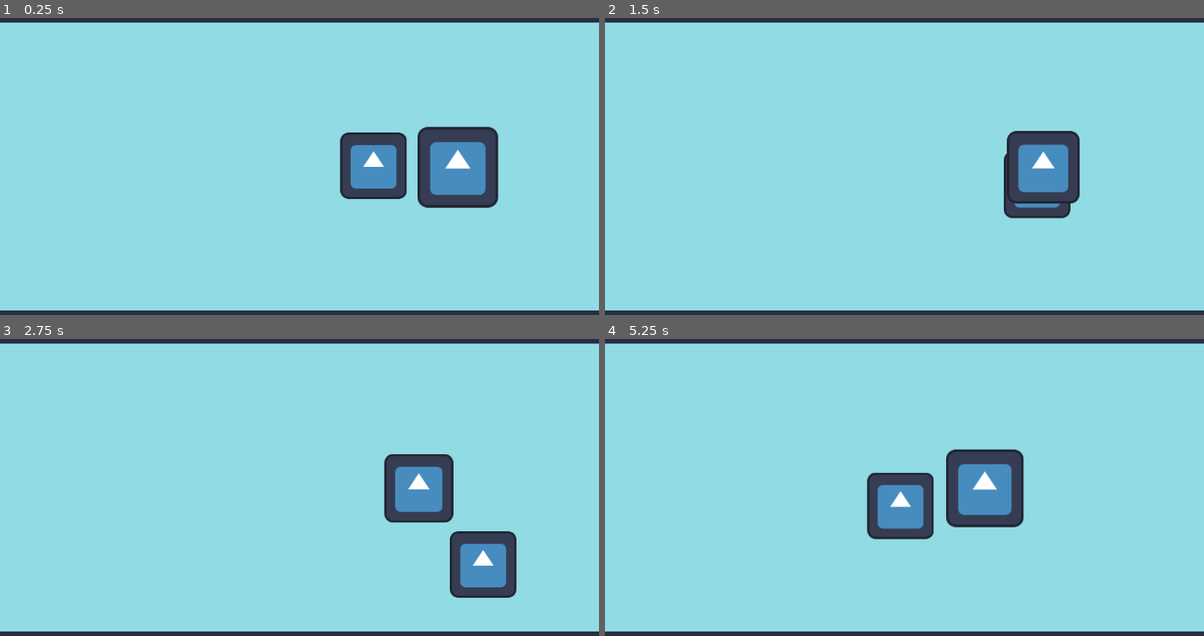
Above: before the commit, frames 1-4 (two rows, left to right).
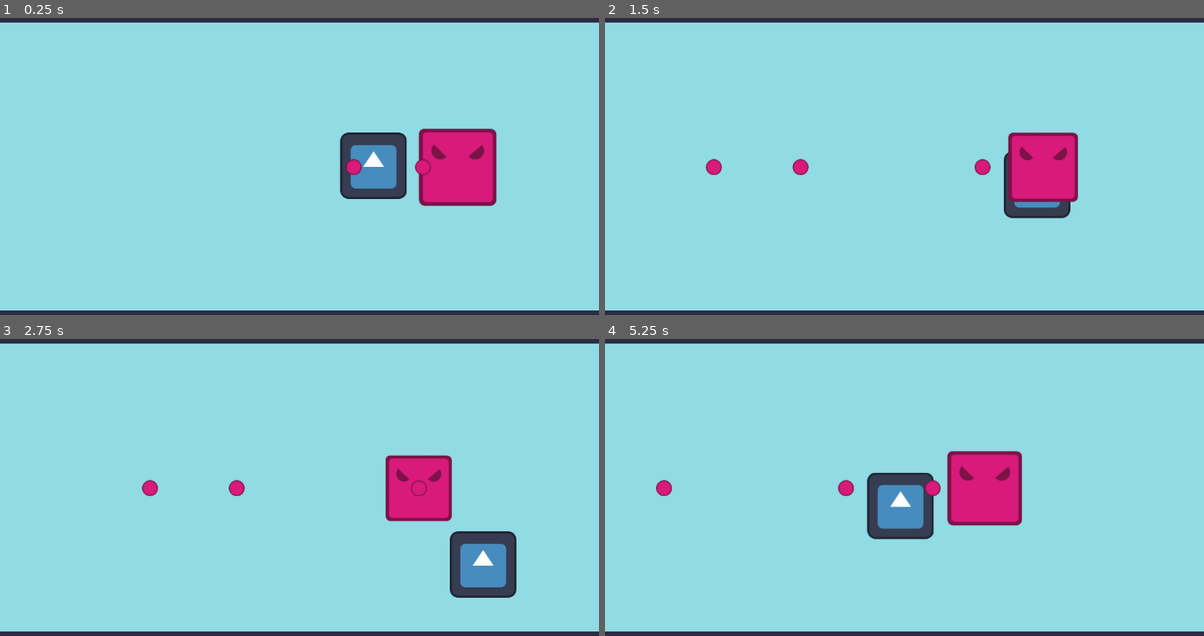
Above: after the commit, the same moments.

Repository: les-brows/la-boucle-musicale
Game: Godot game, scene res://MainScene.tscn
The game is run twice, just before and just after one commit, with the same random seed, the same clock (stepped at 60 frames per second) and the same inputs. The engine's default icon, where the game draws it, is replaced by a stand-in: a white triangle on a blue panel in a dark square.
Inputs (mouse positions are in pixels of both pictures, inside the frame that each line leads up to):
- Up to frame 1 (0.25 s): no input
- Up to frame 2 (1.5 s): move the mouse to (1036, 148) at 0.52 s; hold D (player1_right) 0.53-1.28 s; right-click (1036, 148) at 0.6 s; move the mouse to (784, 181) at 1.27 s; hold S (player1_down) from 1.28 s (still down); right-click (784, 181) at 1.35 s
- Up to frame 3 (2.75 s): move the mouse to (359, 413) at 2.02 s; release S (player1_down) at 2.03 s; hold D (player1_right) from 2.03 s (still down); right-click (359, 413) at 2.1 s
- Up to frame 4 (5.25 s): move the mouse to (874, 552) at 2.77 s; release D (player1_right) at 2.78 s; hold W (player1_up) 2.78-3.53 s; right-click (874, 552) at 2.85 s; move the mouse to (1084, 537) at 3.52 s; hold A (player1_left) 3.53-5.03 s; right-click (1084, 537) at 3.6 s; move the mouse to (724, 437) at 4.27 s; right-click (724, 437) at 4.35 s; move the mouse to (934, 487) at 5.02 s; hold S (player1_down) from 5.03 s (still down); right-click (934, 487) at 5.1 s

The runs differ from the first frame. In frame 1, 3.8% of the frame differs, in the area x 57-84%, y 36-64%; in frame 2, 3.3%; in frame 3, 2.9%; in frame 4, 3.8%.

Commit message:
feat: Add first shooter projectile

Diff:
--- a/Objects/Enemies/Shooter.tscn
+++ b/Objects/Enemies/Shooter.tscn
@@ -1,7 +1,7 @@
 [gd_scene load_steps=5 format=3 uid="uid://b5w0jynn6mkxk"]
 
-[ext_resource type="Script" uid="uid://c5c2bebshnq4c" path="res://Objects/Enemies/shooter.gd" id="1_8c5hv"]
-[ext_resource type="Texture2D" uid="uid://bqyrux3e3tys5" path="res://icon.svg" id="2_bweyu"]
+[ext_resource type="Script" uid="uid://biu7hkvefgm4s" path="res://Objects/Enemies/shooter.gd" id="1_8c5hv"]
+[ext_resource type="Texture2D" uid="uid://d3dq34i68t3iw" path="res://Assets/base_enemy.png" id="2_qpsbd"]
 [ext_resource type="AudioStream" uid="uid://c312tfe2javtd" path="res://Assets/Instruments/KSHMR_Bass_Pluck_02_A#.wav" id="3_qpsbd"]
 
 [sub_resource type="RectangleShape2D" id="RectangleShape2D_bweyu"]
@@ -19,7 +19,8 @@
 shape = SubResource("RectangleShape2D_bweyu")
 
 [node name="Sprite2D" type="Sprite2D" parent="Shooter Collision"]
-texture = ExtResource("2_bweyu")
+scale = Vector2(0.427586, 0.427586)
+texture = ExtResource("2_qpsbd")
 
 [node name="InstrumentPlayer" type="AudioStreamPlayer2D" parent="."]
 stream = ExtResource("3_qpsbd")
--- a/Objects/Enemies/shooter.gd
+++ b/Objects/Enemies/shooter.gd
@@ -1,4 +1,7 @@
 extends Enemy
+
+var shooter_projectile_preload = preload("res://Objects/Projectiles/ShooterProjectile.tscn");
+var shooter_projectile_speed: float = 1000
 
 const NB_SECONDS_BOING_JUMP: float = 0.05
 const NB_SECONDS_BOING_RECOVER: float = 0.15
@@ -38,4 +41,15 @@
 		var note = shoot_partition.get_curr_note()
 		$InstrumentPlayer.pitch_scale = 1.0 + note.pitch
 		$InstrumentPlayer.play()
+		shoot_projectile(Vector2(-1, 0))
 		print("Boing ", note.beat_number, " ", note.pitch)
+
+func shoot_projectile(target_direction: Vector2):
+	var shooter_projectile = shooter_projectile_preload.instantiate()
+	shooter_projectile.set_global_position(global_position)
+	# May be used when ennemies move
+	var linear_velocity = Vector2.ZERO
+	shooter_projectile.set_velocity(linear_velocity + target_direction.normalized() * shooter_projectile_speed )
+	get_parent().add_child(shooter_projectile)
+
+	pass
--- /dev/null
+++ b/Objects/Projectiles/ShooterProjectile.tscn
@@ -0,0 +1,16 @@
+[gd_scene load_steps=3 format=3 uid="uid://d1wfqdwyps6br"]
+
+[ext_resource type="Script" uid="uid://cp3hgl7dnl4lv" path="res://Objects/Projectiles/shooter_projectile.gd" id="1_h0t5i"]
+[ext_resource type="Texture2D" uid="uid://cxshalfblbiud" path="res://Assets/bullet_circle.png" id="1_kq4ui"]
+
+[node name="ShooterProjectile" type="Node2D"]
+script = ExtResource("1_h0t5i")
+
+[node name="Sprite2D" type="Sprite2D" parent="."]
+texture = ExtResource("1_kq4ui")
+
+[node name="ShooterProjectileDurationTimer" type="Timer" parent="."]
+one_shot = true
+autostart = true
+
+[connection signal="timeout" from="ShooterProjectileDurationTimer" to="." method="_on_shooter_projectile_duration_timer_timeout"]
--- /dev/null
+++ b/Objects/Projectiles/shooter_projectile.gd
@@ -0,0 +1,14 @@
+extends Node2D
+
+var curr_velocity = Vector2(0,0)
+
+
+func _on_shooter_projectile_duration_timer_timeout() -> void:
+	queue_free()
+
+func _physics_process(delta: float) -> void:
+	global_position += curr_velocity * delta
+	global_rotation = curr_velocity.angle()
+
+func set_velocity(target_velocity: Vector2):
+	curr_velocity = target_velocity
Not shown: 1 places in MainScene.tscn that only renumber resources
Not shown: 1 places in Rythm/MusicManager.tscn that only renumber resources
